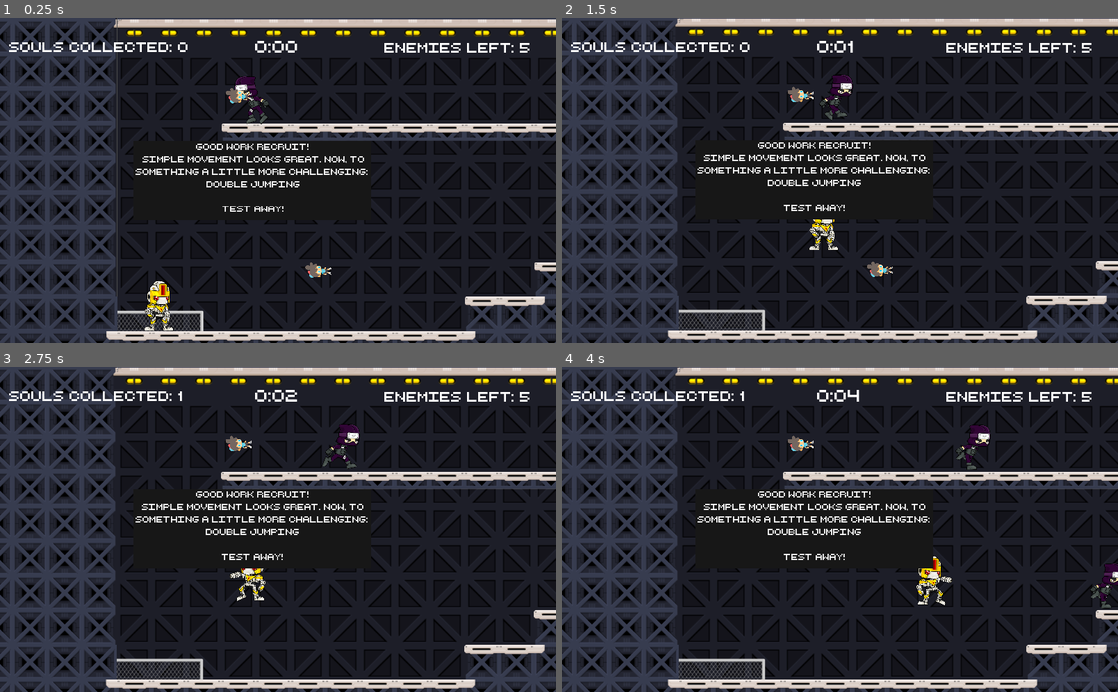
Above: before the commit, frames 1-4 (two rows, left to right).
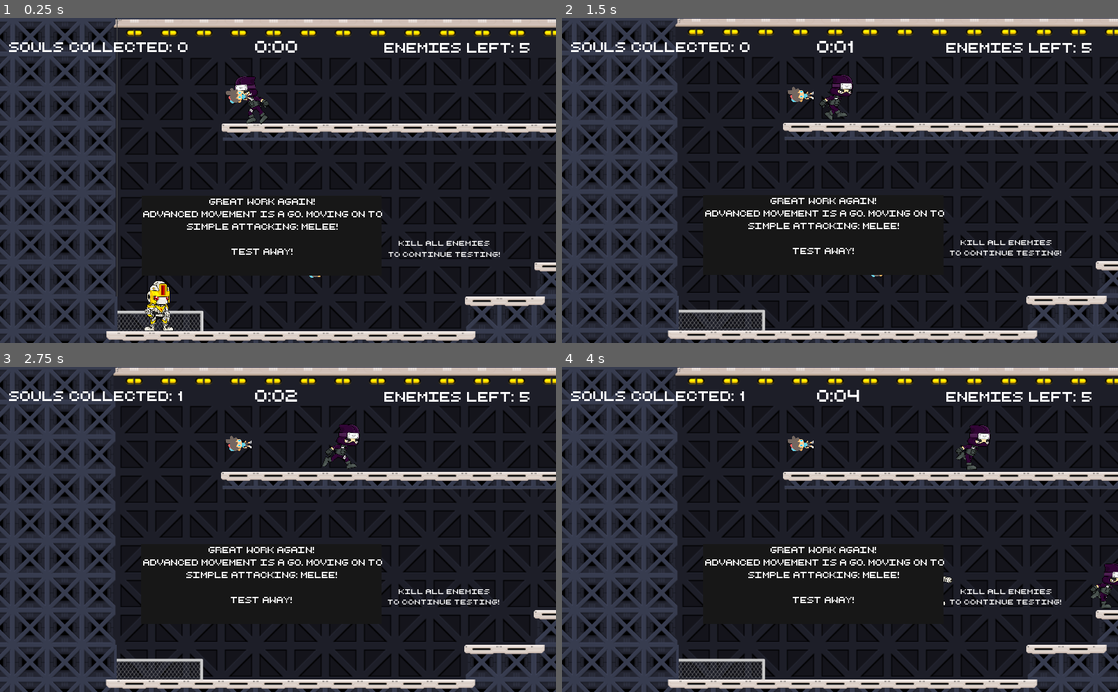
Above: after the commit, the same moments.

Repository: bsu-cs315/FP-LABS
Game: Godot game, scene res://src/Level-3.tscn
Two runs of this game, one before a commit and one after it. Both use one fixed random seed, a clock stepped at 60 frames per second and the inputs below. This scene is started directly instead of the project's main scene.
Inputs:
- Up to frame 1 (0.25 s): no input
- Up to frame 2 (1.5 s): hold Right (move_right) from 0.53 s (still down); tap Space (melee) at 0.6 s; tap Up (jump) at 0.77, 0.8, 1.07, 1.35 s
- Up to frame 3 (2.75 s): tap Up (jump) at 1.52, 1.82, 2.3 s; tap Space (melee) at 1.55, 2.1 s; release Right (move_right) at 2.03 s; hold Left (move_left) from 2.03 s (still down)
- Up to frame 4 (4 s): release Left (move_left) at 2.78 s; hold Right (move_right) from 2.78 s (still down); tap Space (melee) at 2.85 s; tap Up (jump) at 3.02, 3.32, 3.6, 3.77 s

The runs differ from the first frame. In frame 1, 2.4% of the frame differs, in the area x 24-90%, y 38-80%; in frame 2, 2.7%; in frame 3, 2.5%; in frame 4, 2.7%, in the area x 24-90%, y 38-74%.

Commit message:
Update instructions for level 3

Diff:
--- a/project/src/Level-3.tscn
+++ b/project/src/Level-3.tscn
@@ -930,28 +930,26 @@
 format = 1
 tile_data = PoolIntArray( -4, 17, 0, -3, 17, 0, -2, 17, 0, -1, 18, 0, -65536, 17, 0, -65535, 17, 0, -65534, 17, 0, -655 …(3722 unchanged characters)…
 
-[node name="DoubleJumpInstructLabel" type="Label" parent="."]
-visible = false
-margin_left = 41.6223
-margin_top = 318.707
-margin_right = 269.622
-margin_bottom = 361.707
+[node name="MeleeInstructLabel" type="Label" parent="."]
+margin_left = 82.0553
+margin_top = 420.979
+margin_right = 310.055
+margin_bottom = 463.979
 custom_fonts/font = SubResource( 23 )
-text = "In the air, press jump
-again to double jump!"
+text = "Space/square/X/Y
+to melee!"
 align = 1
 __meta__ = {
 "_edit_use_anchors_": false
 }
 
 [node name="GoalInstructLabel" type="Label" parent="."]
-visible = false
-margin_left = 420.979
-margin_top = 121.299
-margin_right = 648.979
-margin_bottom = 164.299
+margin_left = 487.575
+margin_top = 404.33
+margin_right = 715.575
+margin_bottom = 447.33
 custom_fonts/font = SubResource( 23 )
-text = "Reach the end fence
+text = "Kill all enemies
 to continue testing!"
 align = 1
 __meta__ = {
@@ -1208,10 +1206,11 @@
 text = "Main Menu"
 
 [node name="InstructionsPopup" type="Popup" parent="."]
-margin_left = 204.832
-margin_top = 197.036
-margin_right = 548.832
-margin_bottom = 319.036
+visible = true
+margin_left = 220.292
+margin_top = 299.308
+margin_right = 564.292
+margin_bottom = 421.308
 __meta__ = {
 "_edit_use_anchors_": false
 }
@@ -1223,10 +1222,9 @@
 margin_bottom = 173.939
 custom_styles/normal = SubResource( 30 )
 custom_fonts/font = SubResource( 31 )
-text = "Good work recruit!
-Simple movement looks great. Now, to
-something a little more challenging:
-double jumping
+text = "Great work again!
+Advanced movement is a go. Moving on to
+simple attacking: melee!
 
 Test away!"
 align = 1
